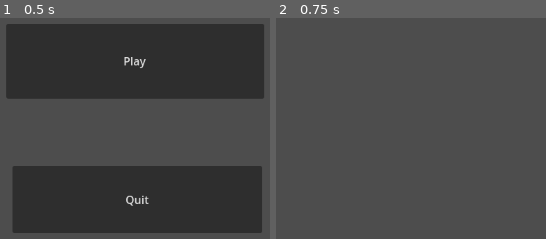
Above: before the commit, frames 1-2 (left to right).
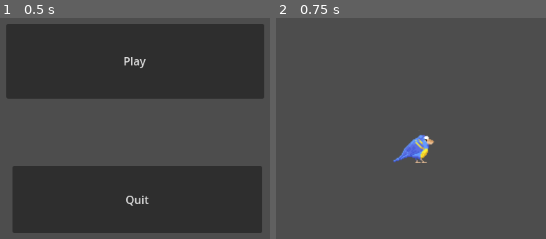
Above: after the commit, the same moments.

Repository: MrP29/Bird_Climb
Game: Godot game, scene res://Scenes/main.tscn
Two runs of this game, one before a commit and one after it. Both use one fixed random seed, a clock stepped at 60 frames per second and the inputs below.
Inputs:
- Up to frame 1 (0.5 s): no input
- Up to frame 2 (0.75 s): click "Play" at 0.5 s

Frame 1 is identical in both runs. In frame 2, 0.9% of the frame differs, in the area x 43-59%, y 52-66%.

Commit message:
Add basic animations of the player

Diff:
--- a/Scenes/player.tscn
+++ b/Scenes/player.tscn
@@ -1,5 +1,6 @@
-[gd_scene load_steps=40 format=3 uid="uid://4dost22ghnuw"]
-
+[gd_scene load_steps=48 format=3 uid="uid://4dost22ghnuw"]
+
+[ext_resource type="Script" path="res://scripts/player.gd" id="1_1jf86"]
 [ext_resource type="Texture2D" uid="uid://d2oi0g8qrxdyu" path="res://assets/bird/Bird.png" id="1_jnnyf"]
 
 [sub_resource type="CapsuleShape2D" id="CapsuleShape2D_k6rj0"]
@@ -279,12 +280,140 @@
 "speed": 5.0
 }]
 
+[sub_resource type="Animation" id="Animation_2ahfo"]
+resource_name = "idle"
+length = 4.0
+loop_mode = 1
+tracks/0/type = "value"
+tracks/0/imported = false
+tracks/0/enabled = true
+tracks/0/path = NodePath("Sprite2D:frame")
+tracks/0/interp = 1
+tracks/0/loop_wrap = true
+tracks/0/keys = {
+"times": PackedFloat32Array(0, 0.4, 0.8, 1.2, 1.6, 2, 2.4, 2.8, 3.2, 3.6),
+"transitions": PackedFloat32Array(1, 1, 1, 1, 1, 1, 1, 1, 1, 1),
+"update": 1,
+"values": [11, 12, 13, 14, 14, 15, 16, 17, 18, 19]
+}
+
+[sub_resource type="Animation" id="Animation_ai4kv"]
+length = 0.001
+tracks/0/type = "value"
+tracks/0/imported = false
+tracks/0/enabled = true
+tracks/0/path = NodePath("Sprite2D:frame")
+tracks/0/interp = 1
+tracks/0/loop_wrap = true
+tracks/0/keys = {
+"times": PackedFloat32Array(0),
+"transitions": PackedFloat32Array(1),
+"update": 1,
+"values": [11]
+}
+
+[sub_resource type="Animation" id="Animation_en3od"]
+resource_name = "run"
+length = 2.4
+loop_mode = 1
+step = 0.4
+tracks/0/type = "value"
+tracks/0/imported = false
+tracks/0/enabled = true
+tracks/0/path = NodePath("Sprite2D:frame")
+tracks/0/interp = 1
+tracks/0/loop_wrap = true
+tracks/0/keys = {
+"times": PackedFloat32Array(0, 0.4, 0.8, 1.2, 1.6, 2),
+"transitions": PackedFloat32Array(1, 1, 1, 1, 1, 1),
+"update": 1,
+"values": [44, 45, 46, 47, 48, 49]
+}
+
+[sub_resource type="Animation" id="Animation_7wwrb"]
+resource_name = "jump"
+length = 4.0
+step = 0.4
+tracks/0/type = "value"
+tracks/0/imported = false
+tracks/0/enabled = true
+tracks/0/path = NodePath("Sprite2D:frame")
+tracks/0/interp = 1
+tracks/0/loop_wrap = true
+tracks/0/keys = {
+"times": PackedFloat32Array(0, 0.4, 0.8, 1.2, 1.6, 2, 2.4, 2.8, 3.2, 3.6),
+"transitions": PackedFloat32Array(1, 1, 1, 1, 1, 1, 1, 1, 1, 1),
+"update": 1,
+"values": [55, 56, 57, 58, 59, 60, 61, 62, 63, 64]
+}
+
+[sub_resource type="Animation" id="Animation_ohvo7"]
+resource_name = "fall"
+length = 2.8
+step = 0.4
+tracks/0/type = "value"
+tracks/0/imported = false
+tracks/0/enabled = true
+tracks/0/path = NodePath("Sprite2D:frame")
+tracks/0/interp = 1
+tracks/0/loop_wrap = true
+tracks/0/keys = {
+"times": PackedFloat32Array(0, 0.4, 0.8, 1.2, 1.6, 2, 2.4),
+"transitions": PackedFloat32Array(1, 1, 1, 1, 1, 1, 1),
+"update": 1,
+"values": [77, 78, 79, 80, 81, 82, 83]
+}
+
+[sub_resource type="Animation" id="Animation_gof2j"]
+resource_name = "hurt"
+length = 3.2
+step = 0.4
+tracks/0/type = "value"
+tracks/0/imported = false
+tracks/0/enabled = true
+tracks/0/path = NodePath("Sprite2D:frame")
+tracks/0/interp = 1
+tracks/0/loop_wrap = true
+tracks/0/keys = {
+"times": PackedFloat32Array(0, 0.4, 0.8, 1.2, 1.6, 2, 2.4, 2.8),
+"transitions": PackedFloat32Array(1, 1, 1, 1, 1, 1, 1, 1),
+"update": 1,
+"values": [0, 1, 2, 3, 4, 5, 6, 7]
+}
+
+[sub_resource type="AnimationLibrary" id="AnimationLibrary_61vtr"]
+_data = {
+"RESET": SubResource("Animation_ai4kv"),
+"fall": SubResource("Animation_ohvo7"),
+"hurt": SubResource("Animation_gof2j"),
+"idle": SubResource("Animation_2ahfo"),
+"jump": SubResource("Animation_7wwrb"),
+"run": SubResource("Animation_en3od")
+}
+
 [node name="Player" type="CharacterBody2D"]
+script = ExtResource("1_1jf86")
 
 [node name="CollisionShape2D" type="CollisionShape2D" parent="."]
 shape = SubResource("CapsuleShape2D_k6rj0")
 
 [node name="AnimatedSprite2D" type="AnimatedSprite2D" parent="."]
+visible = false
+position = Vector2(110, -65)
 sprite_frames = SubResource("SpriteFrames_0us12")
-animation = &"Hurt"
-frame_progress = 0.18942
+animation = &"Idle"
+frame = 1
+
+[node name="Camera2D" type="Camera2D" parent="."]
+zoom = Vector2(1.5, 1.5)
+
+[node name="AnimationPlayer" type="AnimationPlayer" parent="."]
+libraries = {
+"": SubResource("AnimationLibrary_61vtr")
+}
+
+[node name="Sprite2D" type="Sprite2D" parent="."]
+texture = ExtResource("1_jnnyf")
+hframes = 11
+vframes = 8
+frame = 11
--- a/Scenes/world.tscn
+++ b/Scenes/world.tscn
@@ -1,6 +1,6 @@
 [gd_scene load_steps=4 format=3 uid="uid://5b30wi4hk4v"]
 
-[ext_resource type="PackedScene" uid="uid://4dost22ghnuw" path="res://Scenes/player.tscn" id="1_4ngfk"]
+[ext_resource type="PackedScene" uid="uid://4dost22ghnuw" path="res://scenes/player.tscn" id="1_4ngfk"]
 
 [sub_resource type="RectangleShape2D" id="RectangleShape2D_ui5ly"]
 size = Vector2(1081, 43.5)
@@ -11,7 +11,7 @@
 [node name="World" type="Node2D"]
 
 [node name="Player" parent="." instance=ExtResource("1_4ngfk")]
-position = Vector2(100, -33)
+position = Vector2(426, 175)
 
 [node name="StaticBody2D" type="StaticBody2D" parent="."]
 position = Vector2(78, 113)
--- /dev/null
+++ b/scripts/player.gd
@@ -0,0 +1,32 @@
+extends CharacterBody2D
+
+const SPEED = 100.0
+const JUMP_VELOCITY = -400.0
+
+# Get the gravity from the project settings to be synced with RigidBody nodes.
+var gravity = ProjectSettings.get_setting("physics/2d/default_gravity")
+
+@onready var anim_sprite = get_node("AnimatedSprite2D")
+
+#func _ready():
+	#anim_sprite.play("Idle")
+	#pass
+
+func _physics_process(delta):
+	# Add the gravity.
+	if not is_on_floor():
+		velocity.y += gravity * delta
+
+	# Handle jump.
+	if Input.is_action_just_pressed("ui_accept") and is_on_floor():
+		velocity.y = JUMP_VELOCITY
+
+	# Get the input direction and handle the movement/deceleration.
+	# As good practice, you should replace UI actions with custom gameplay actions.
+	var direction = Input.get_axis("ui_left", "ui_right")
+	if direction:
+		velocity.x = direction * SPEED
+	else:
+		velocity.x = move_toward(velocity.x, 0, SPEED)
+
+	move_and_slide()
